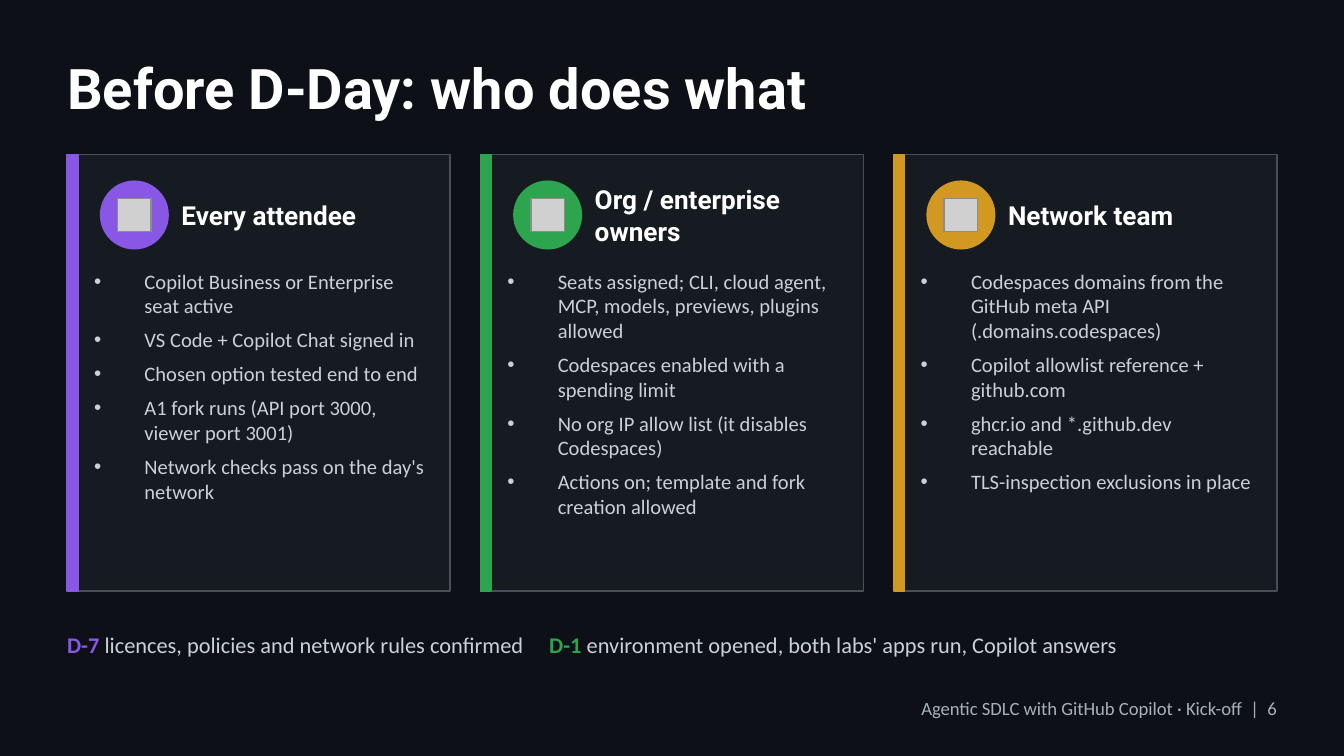
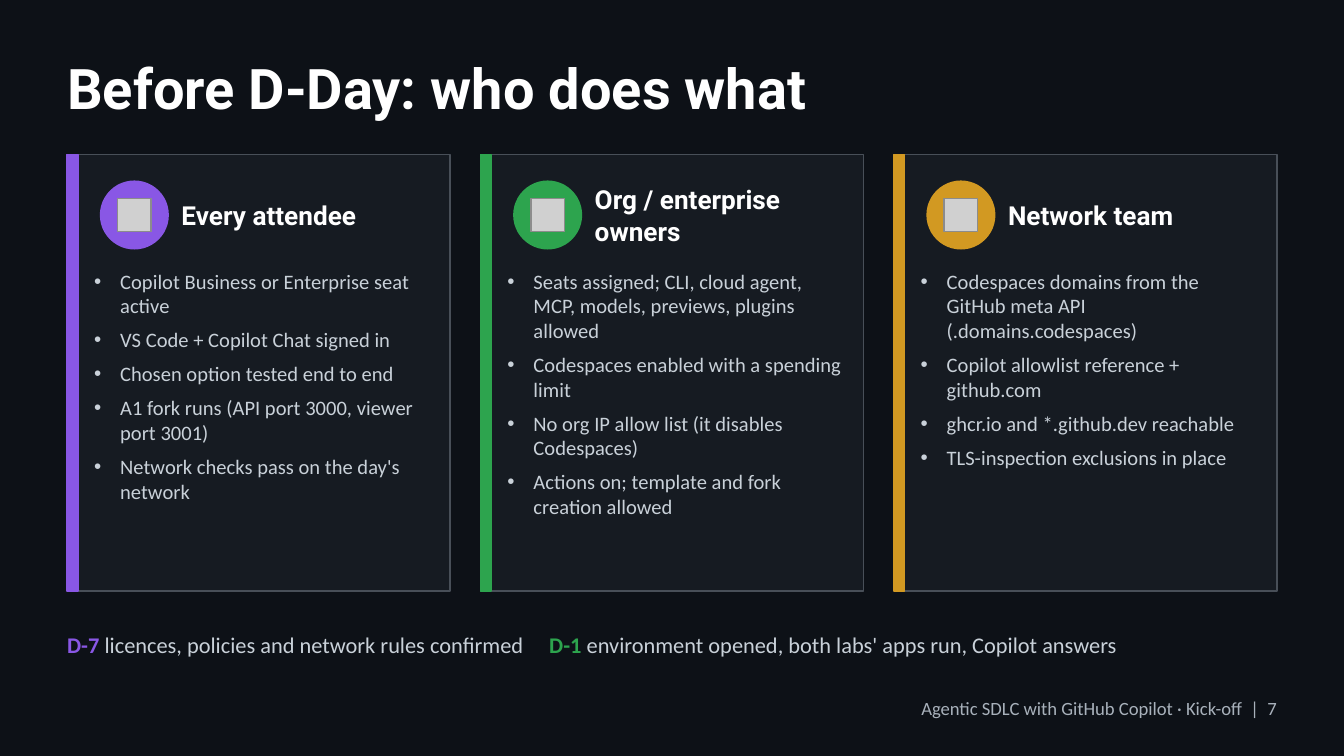
Before and after one commit to Ch0wseth/AI-SDLC-Workshop-1, a slide deck: slide 7 of docs/kick-off.pptx (slide 6 before the commit). Drawn at 1344x756 pixels with LibreOffice and Linux fonts; fonts in the diff are those of the drawing; grey boxes stand for pictures. Boxes give left, top, right and bottom in pixels: in the first picture for what was removed or moved away, otherwise in the second. Text is boxed around its words. In the diff, an @@ line names an element or a change of style, - is before the commit and + after.

```diff
--- a/docs/kick-off.pptx
+++ b/docs/kick-off.pptx
@@ indent changed in 3 elements at <box>120,274,413,499</box>, <box>533,274,841,514</box>, <box>947,274,1234,469</box> @@
@@ text at <box>921,702,1276,718</box>: text changed @@
-Agentic SDLC with GitHub Copilot · Kick-off | 6
+Agentic SDLC with GitHub Copilot · Kick-off | 7
```
Also in this commit, not shown: 1 slide added.
